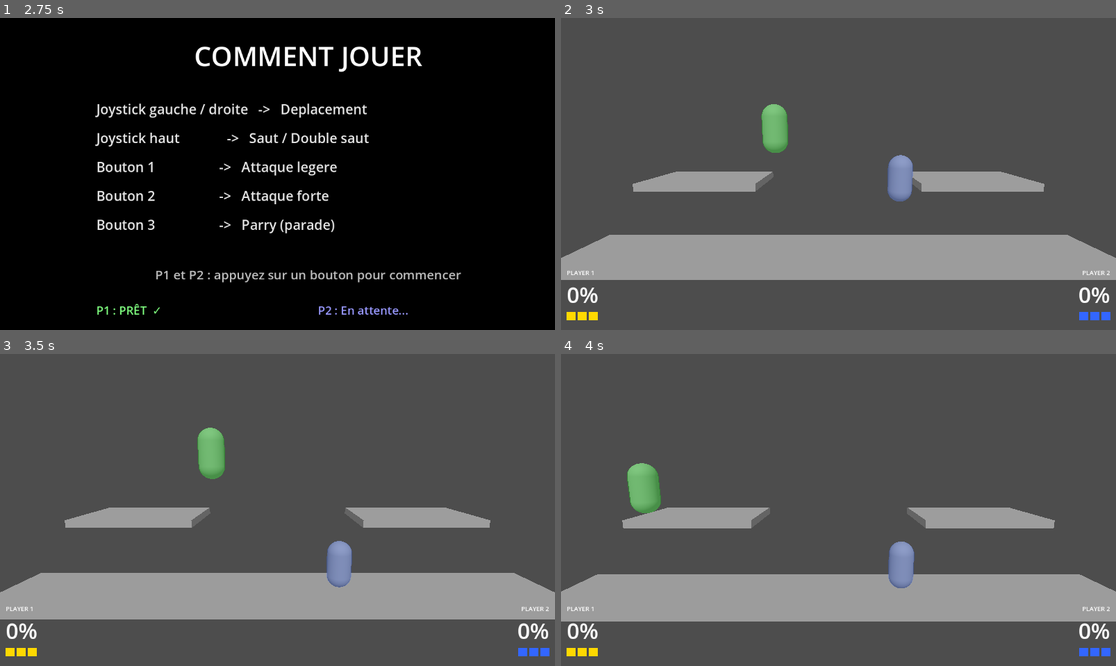
Above: before the commit, frames 1-4 (two rows, left to right).
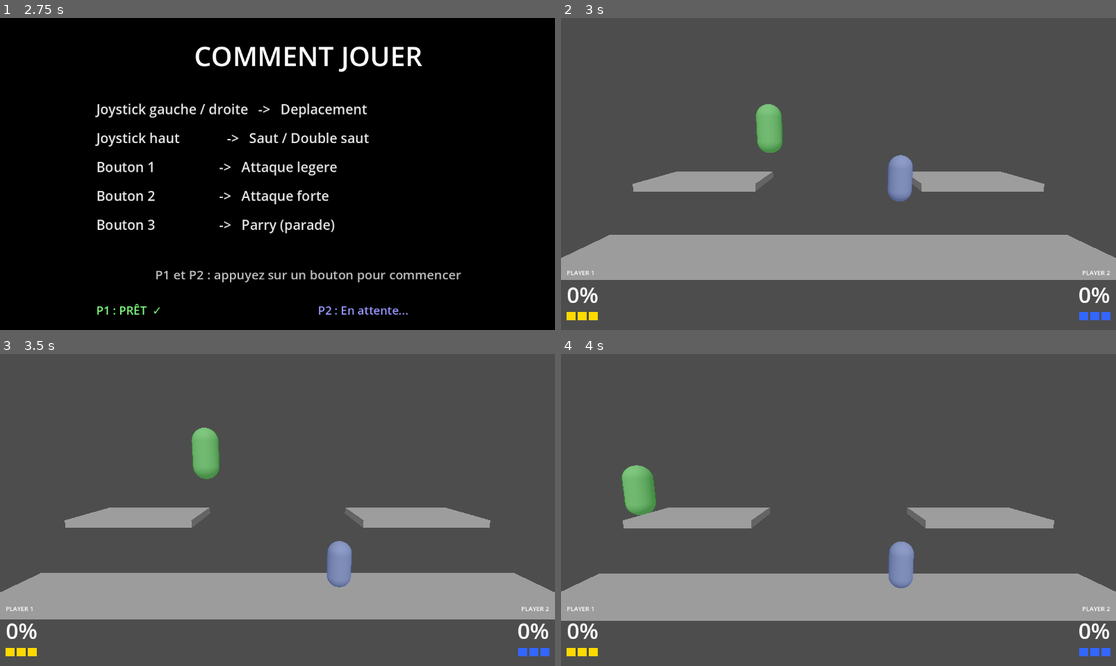
Above: after the commit, the same moments.

Repository: jesuisviko/SmashArcade
Game: Godot game, scene res://scenes/ui/how_to_play.tscn
The game is run twice, just before and just after one commit, with the same random seed, the same clock (stepped at 60 frames per second) and the same inputs. This scene is started directly instead of the project's main scene.
Inputs:
- Up to frame 1 (2.75 s): tap Enter at 0.5, 2 s; hold D (p1_right) 0.53-1.28 s; tap E (p1_attack_light) at 0.6 s; tap Space (p1_parry) at 1.25, 2.1 s; hold S (p1_down) 1.28-2.03 s; tap R (p1_attack_strong) at 1.35 s; hold D (p1_right) from 2.03 s (still down)
- Up to frame 2 (3 s): tap Space (p1_parry) at 2.75 s; release D (p1_right) at 2.78 s; hold W (p1_up) from 2.78 s (still down); tap Keypad 1 (p2_attack_light) at 2.85 s
- Up to frame 3 (3.5 s): keep holding W (p1_up)
- Up to frame 4 (4 s): release W (p1_up) at 3.53 s; hold A (p1_left) from 3.53 s (still down); tap Keypad 2 (p2_attack_strong) at 3.6 s

Frame 1 is identical in both runs. In frame 2, 0.4% of the frame differs, in the area x 35-41%, y 27-44%; in frame 3, 0.4%; in frame 4, 0.8%, in the area x 0-100%, y 34-86%.

Commit message:
improvement : movement
maintenant, possibilité de sauter en passant a travers des platteformes, puis s'accroupir pour les traverser vers le bas.

AJOUT : accoupi, qui réduit la taille de la Hitbox de 25% (normalement)

Diff:
--- a/scenes/map/map_01.tscn
+++ b/scenes/map/map_01.tscn
@@ -49,7 +49,7 @@
 
 [node name="LeftPlatform" type="StaticBody3D" parent="."]
 transform = Transform3D(1, 0, 0, 0, 1, 0, 0, 0, 1, -3.8, 2.4, 0)
-collision_layer = 2
+collision_layer = 4
 collision_mask = 0
 
 [node name="MeshInstance3D" type="MeshInstance3D" parent="LeftPlatform"]
@@ -60,7 +60,7 @@
 
 [node name="RightPlatform" type="StaticBody3D" parent="."]
 transform = Transform3D(1, 0, 0, 0, 1, 0, 0, 0, 1, 3.8, 2.4, 0)
-collision_layer = 2
+collision_layer = 4
 collision_mask = 0
 
 [node name="MeshInstance3D" type="MeshInstance3D" parent="RightPlatform"]
--- a/scripts/characters/base_character.gd
+++ b/scripts/characters/base_character.gd
@@ -4,7 +4,7 @@
 	IDLE, RUN, JUMP, FALL,
 	ATTACK_LIGHT, ATTACK_STRONG, ATTACK_UP, ATTACK_DOWN,
 	ATTACK_AIR_LIGHT, ATTACK_AIR_STRONG, ATTACK_AIR_UP, ATTACK_AIR_DOWN,
-	PARRY, HITSTUN, RESPAWNING,
+	PARRY, HITSTUN, RESPAWNING, CROUCH,
 }
 
 const GRAVITY    := 32.0
@@ -40,6 +40,7 @@
 var _post_hitstun_grace    : float = 0.0
 var _respawn_timer         : float = 0.0
 var _blink_timer           : float = 0.0
+var _soft_drop_timer       : float = 0.0
 
 # Meshes de debug (créés uniquement si debug_mode = true)
 var _debug_attack_mesh : MeshInstance3D = null
@@ -87,9 +88,9 @@
 	attack_box.size = Vector3(char_radius * 2.0, char_height * 0.4, 1.0)
 	_attack_shape.shape = attack_box
 
-	# Les joueurs se traversent — ils ne détectent que le layer des plateformes
+	# Les joueurs se traversent — ils ne détectent que les layers des plateformes
 	collision_layer = 1
-	collision_mask  = 2
+	collision_mask  = 6   # layer 2 (hard) | layer 4 (soft) = 2 + 4
 
 	if debug_mode:
 		_setup_debug_meshes()
@@ -133,6 +134,7 @@
 	_handle_attack_input(input)
 	_apply_gravity(delta)
 	_apply_movement(input, delta)
+	_update_soft_collision()   # masque collision avant move_and_slide
 	move_and_slide()
 	position.z = 0.0           # axe Z verrouillé en permanence
 	_update_state(input)
@@ -158,6 +160,9 @@
 		_hitstun_timer -= delta
 		if _hitstun_timer <= 0.0 and state == State.HITSTUN:
 			_end_hitstun()
+
+	if _soft_drop_timer > 0.0:
+		_soft_drop_timer -= delta
 
 	if state == State.RESPAWNING:
 		_respawn_timer -= delta
@@ -292,7 +297,8 @@
 
 
 func _apply_movement(input: Dictionary, delta: float) -> void:
-	if state == State.HITSTUN or _is_attacking() or state == State.PARRY or state == State.RESPAWNING:
+	if state == State.HITSTUN or _is_attacking() or state == State.PARRY \
+			or state == State.RESPAWNING or state == State.CROUCH:
 		_up_was_pressed = input["up"]
 		return
 
@@ -324,10 +330,18 @@
 		return
 	if _is_attacking() or state == State.HITSTUN or state == State.PARRY:
 		return
+	# CROUCH : maintenu tant que down est pressé et qu'on est au sol
+	if state == State.CROUCH:
+		if not input["down"] or not is_on_floor():
+			_set_state(State.IDLE)
+		return
 	var has_h_input: bool = input["left"] or input["right"]
 	var new_state: State  = State.IDLE
 	if is_on_floor():
-		new_state = State.RUN if has_h_input else State.IDLE
+		if input["down"]:
+			new_state = State.CROUCH
+		elif has_h_input:
+			new_state = State.RUN
 	else:
 		new_state = State.JUMP if velocity.y > 0.0 else State.FALL
 	_set_state(new_state)
@@ -336,6 +350,10 @@
 func _set_state(new_state: State) -> void:
 	if new_state == state:
 		return
+	var prev_state := state
+	# Sortie de CROUCH : restaurer la CollisionShape
+	if state == State.CROUCH and new_state != State.CROUCH:
+		_end_crouch()
 	if debug_mode and new_state in [
 		State.ATTACK_LIGHT,     State.ATTACK_STRONG,
 		State.ATTACK_UP,        State.ATTACK_DOWN,
@@ -345,6 +363,9 @@
 	]:
 		print("[P%d] %s → %s" % [player_id, State.find_key(state), State.find_key(new_state)])
 	state = new_state
+	# Entrée en CROUCH : réduire la CollisionShape et démarrer le soft drop
+	if new_state == State.CROUCH:
+		_start_crouch(prev_state)
 
 
 # ─── Hitbox ──────────────────────────────────────────────────────────────────
@@ -442,3 +463,30 @@
 	_respawn_timer = duration
 	_blink_timer   = 0.1
 	_set_state(State.RESPAWNING)
+
+
+# ─── Soft platforms ──────────────────────────────────────────────────────────
+
+func _start_crouch(prev_state: State) -> void:
+	var crouch_h        := char_height * 0.75
+	var cap             := _col_shape.shape as CapsuleShape3D
+	cap.height          = crouch_h
+	_col_shape.position = Vector3(0.0, crouch_h / 2.0, 0.0)
+	# Soft drop uniquement si la transition vient d'un état au sol intentionnel
+	if prev_state == State.IDLE or prev_state == State.RUN:
+		_soft_drop_timer = 0.4
+
+
+func _end_crouch() -> void:
+	var cap             := _col_shape.shape as CapsuleShape3D
+	cap.height          = char_height
+	_col_shape.position = Vector3(0.0, char_height / 2.0, 0.0)
+
+
+func _update_soft_collision() -> void:
+	if _soft_drop_timer > 0.0:
+		collision_mask = 2      # passe à travers les soft platforms (drop volontaire)
+	elif velocity.y > 0.0 and not is_on_floor():
+		collision_mask = 2      # monte : passe à travers par le bas
+	else:
+		collision_mask = 6      # 2 (hard) | 4 (soft) : peut atterrir sur tout
